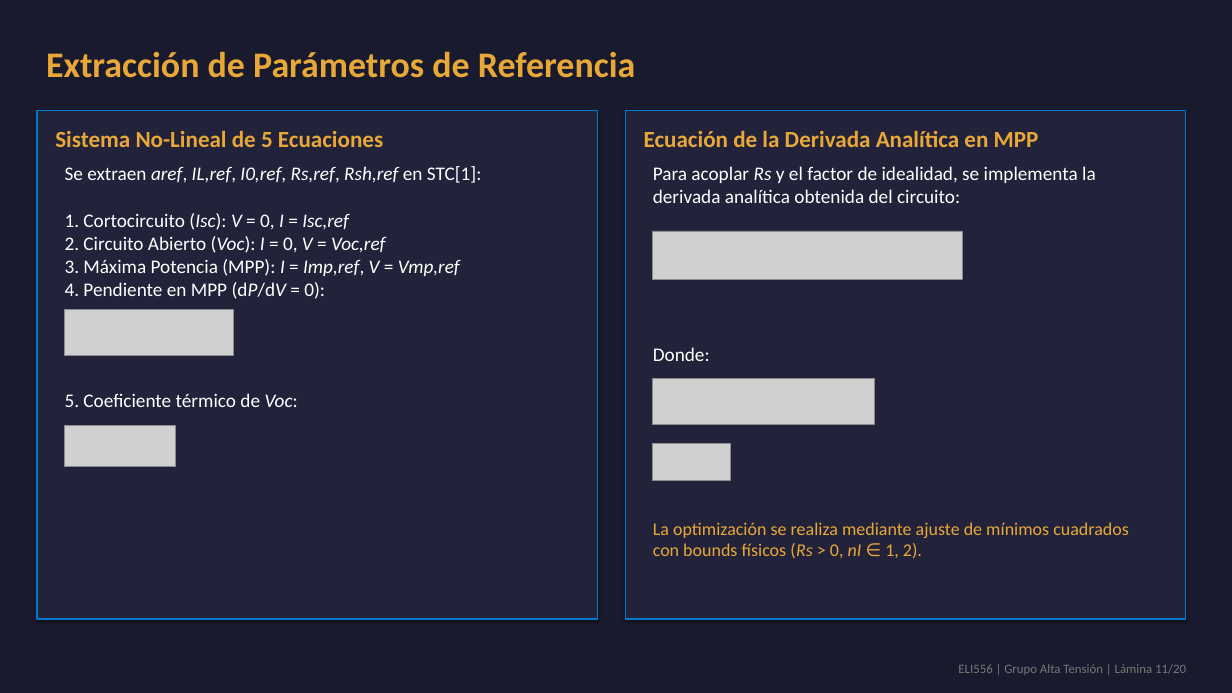
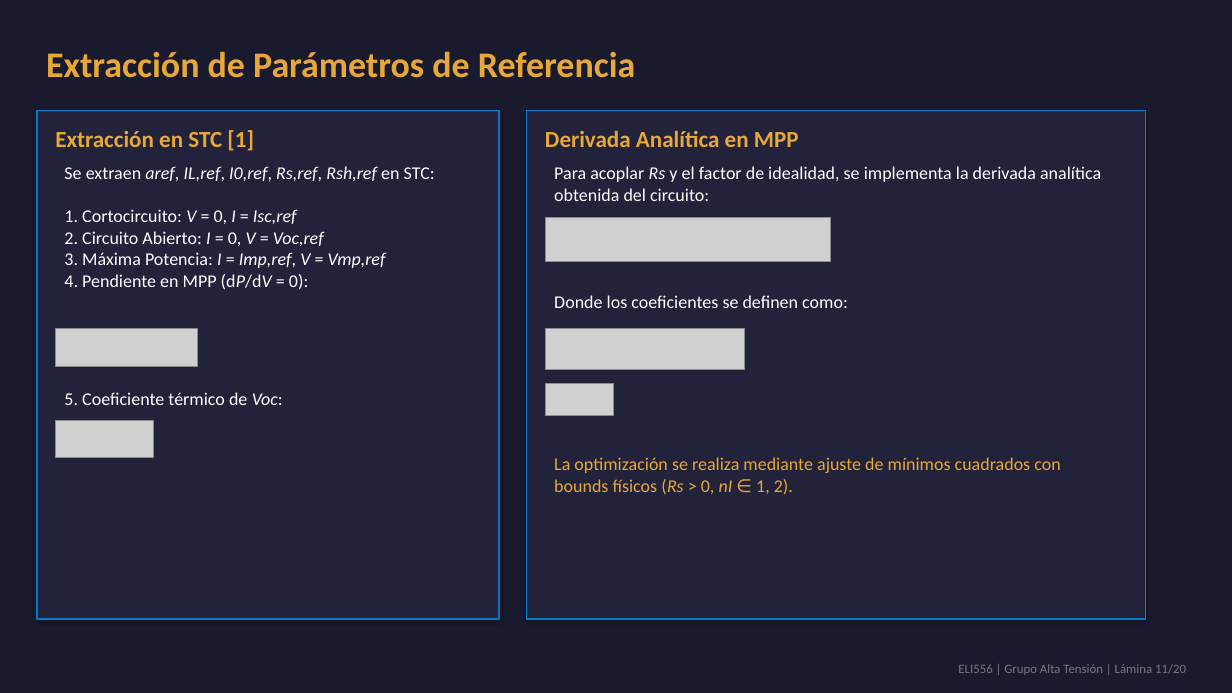
Before and after one commit to theChosen16/t2-paneles, a slide deck: slide 11 of output/Presentacion_Final_ELI556_Atacama.pptx. Drawn at 1232x693 pixels with LibreOffice and Linux fonts; fonts in the diff are those of the drawing; grey boxes stand for pictures. Boxes give left, top, right and bottom in pixels: in the first picture for what was removed or moved away, otherwise in the second. Text is boxed around its words. In the diff, an @@ line names an element or a change of style, - is before the commit and + after.

Commit message:
Redesign Slides 5, 8, 10, 11, and 15 with horizontal segmentation and asymmetric columns for math legibility

```diff
--- a/output/Presentacion_Final_ELI556_Atacama.pptx
+++ b/output/Presentacion_Final_ELI556_Atacama.pptx
@@ rectangle: place and size @@
-rectangle at box(37, 111, 598, 619)
+rectangle at box(37, 111, 499, 619)
@@ rectangle: place and size @@
-rectangle at box(626, 111, 1187, 619)
+rectangle at box(527, 111, 1146, 619)
@@ text at box(55, 130, 254, 151): text changed @@
-Sistema No-Lineal de 5 Ecuaciones
+Extracción en STC [1]
@@ text at box(545, 131, 799, 147): text changed @@
-Ecuación de la Derivada Analítica en MPP
+Derivada Analítica en MPP
@@ text at box(64, 166, 435, 268): text changed; size 15 to 14 pt @@
-Se extraen aref, IL,ref, I0,ref, Rs,ref, Rsh,ref en STC[1]:
-1. Cortocircuito (Isc): V = 0, I = Isc,ref
-2. Circuito Abierto (Voc): I = 0, V = Voc,ref
-3. Máxima Potencia (MPP): I = Imp,ref, V = Vmp,ref
+Se extraen aref, IL,ref, I0,ref, Rs,ref, Rsh,ref en STC:
+1. Cortocircuito: V = 0, I = Isc,ref
+2. Circuito Abierto: I = 0, V = Voc,ref
+3. Máxima Potencia: I = Imp,ref, V = Vmp,ref
@@ text "Para acoplar Rs y el ..." at box(554, 166, 1101, 201): size 15 to 14 pt @@
@@ text "Para acoplar Rs y el ...": place and size @@
-text "Para acoplar Rs y el ..." at box(653, 166, 1096, 203)
+text "Para acoplar Rs y el ..." at box(554, 166, 1101, 201)
@@ picture: place and size @@
-picture at box(653, 231, 963, 279)
+picture at box(545, 217, 831, 262)
@@ text at box(64, 274, 308, 290): size 15 to 14 pt in "4. Pendiente en MPP (dP/dV = 0):" @@
@@ text at box(554, 295, 848, 308): text changed; size 15 to 14 pt @@
-Donde:
+Donde los coeficientes se definen como:
@@ picture: place and size @@
-picture at box(65, 310, 234, 356)
+picture at box(55, 328, 198, 367)
@@ picture: place and size @@
-picture at box(653, 379, 875, 425)
+picture at box(545, 328, 745, 370)
@@ text "5. Coeficiente térmico de Voc:" at box(64, 392, 283, 405): size 15 to 14 pt @@
@@ picture: place and size @@
-picture at box(653, 444, 731, 481)
+picture at box(545, 384, 614, 416)
@@ picture: place and size @@
-picture at box(65, 425, 176, 467)
+picture at box(55, 421, 153, 457)
@@ text "La optimización se realiza mediante ..." rewrapped from box(653, 522, 1129, 559) to box(554, 457, 1060, 495) @@
```
Also in this commit, not shown: 4 other slides changed, 6 other files.
